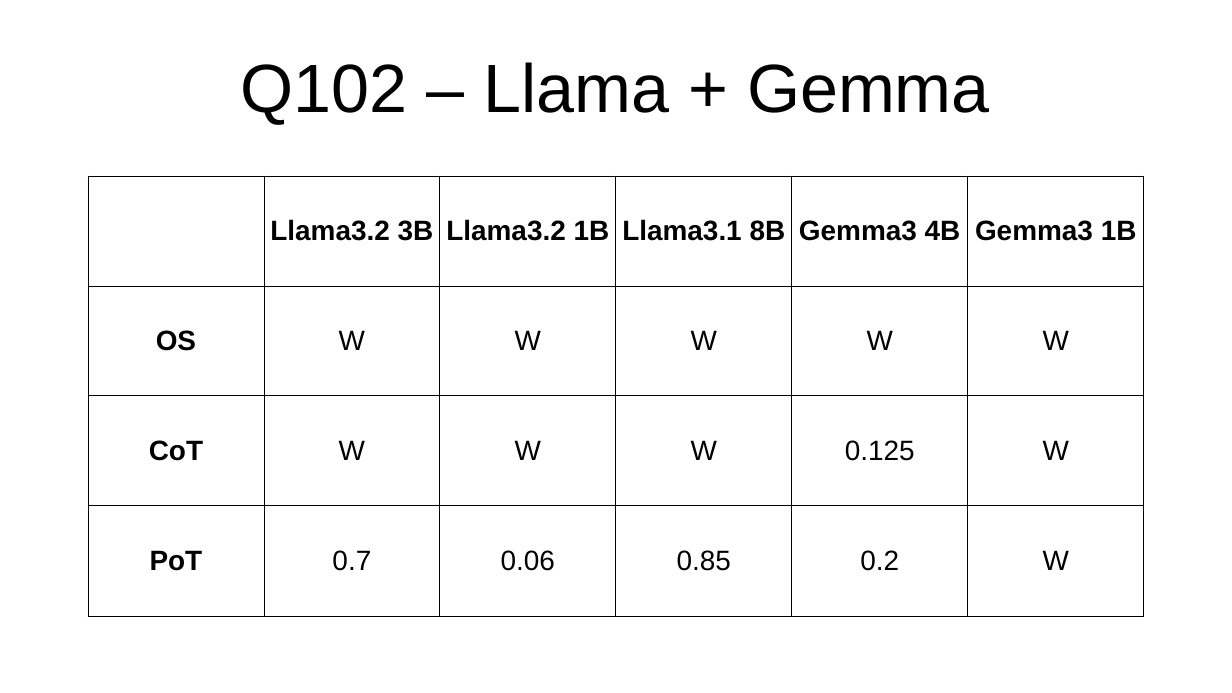
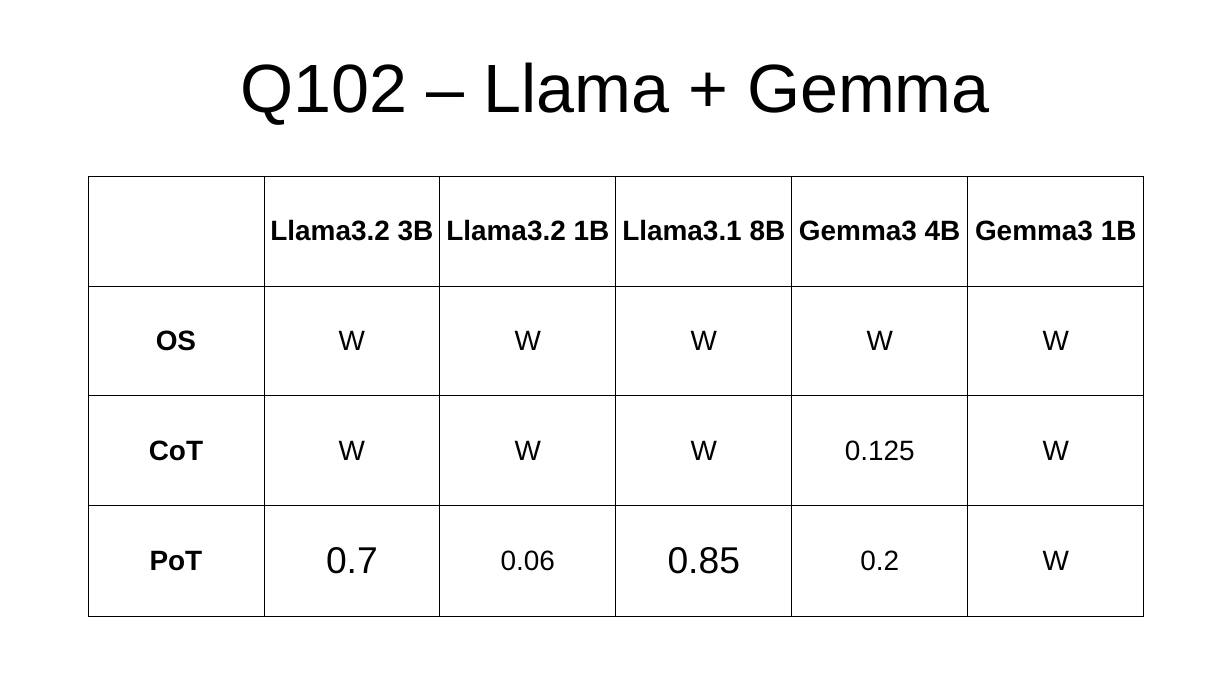
Before and after one commit to PieBerto/Stress-testing-chatbots, a slide deck: slide 16 of Slideshow/Results_presentation.odp. Drawn at 1232x693 pixels with LibreOffice and Linux fonts; fonts in the diff are those of the drawing. Boxes give left, top, right and bottom in pixels: in the first picture for what was removed or moved away, otherwise in the second. Text is boxed around its words. In the diff, an @@ line names an element or a change of style, - is before the commit and + after.

```diff
--- a/Slideshow/Results_presentation.odp
+++ b/Slideshow/Results_presentation.odp
@@ table at (x1=88, y1=176, x2=1143, y2=616) @@
@@ size 18 to 24 pt in "0.7", "0.85" @@
```
Also in this commit, not shown: 17 other slides changed, 3 slides added, 10 other files.
